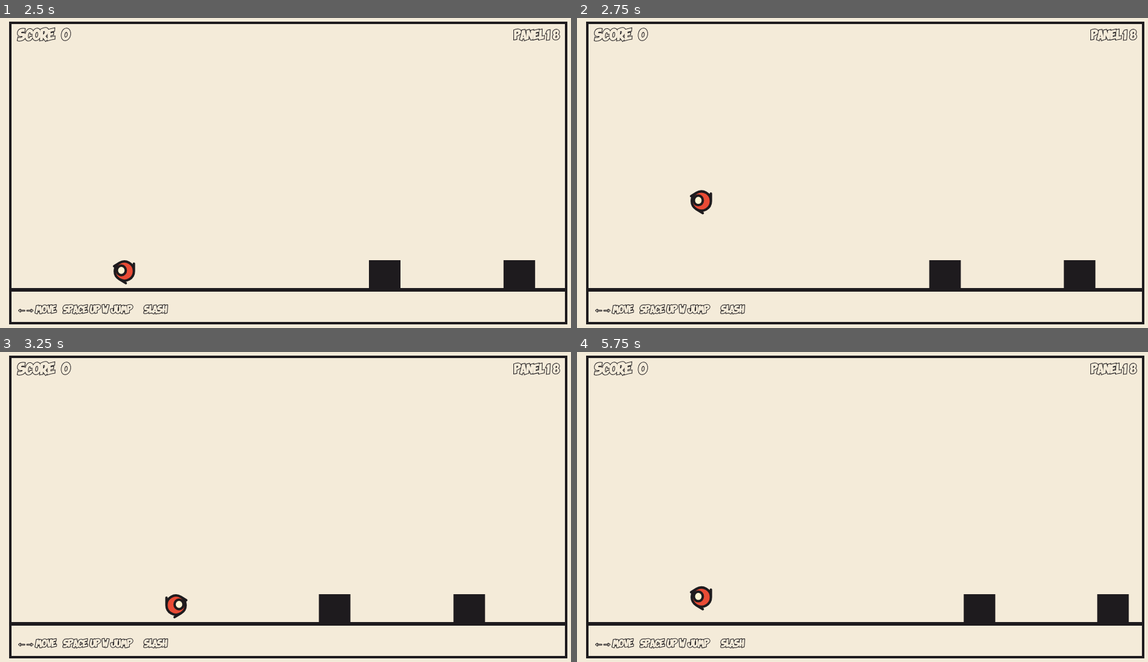
Above: before the commit, frames 1-4 (two rows, left to right).
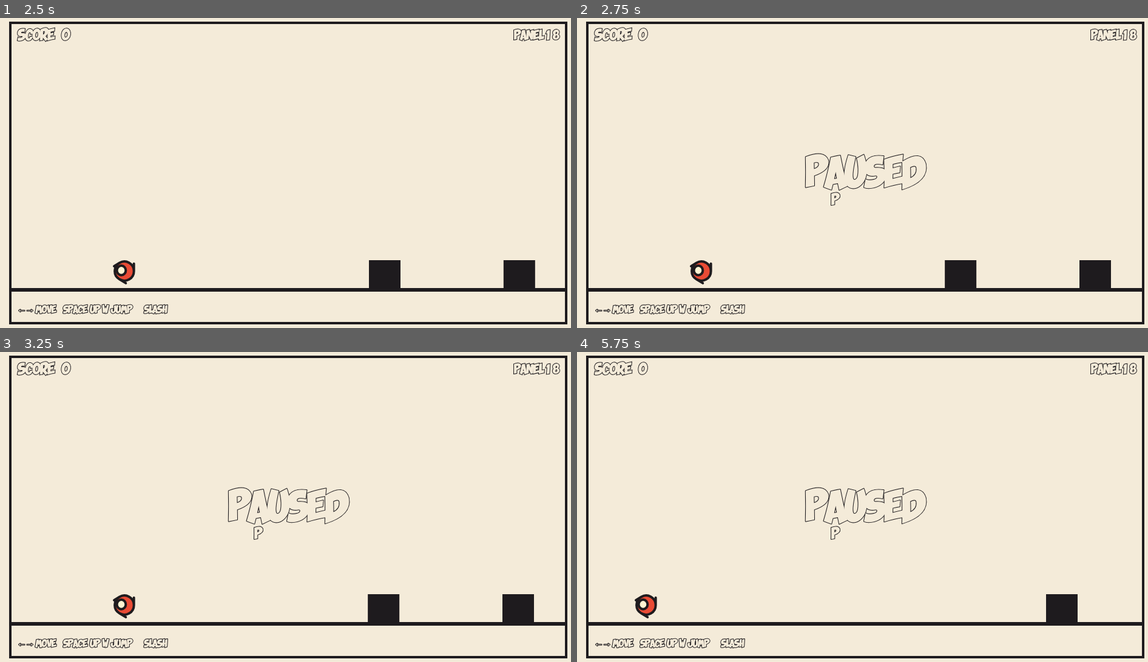
Above: after the commit, the same moments.

Repository: rfrondorf12/ai-girlies-jam-game
Game: browser game, page index.html
The game is run twice, just before and just after one commit, with the same random seed, the same clock (stepped at 60 frames per second) and the same inputs.
Inputs:
- Up to frame 1 (2.5 s): hold Right 1.03-1.53 s; tap Space at 1.1, 1.6, 2.1 s; hold Down 1.58-1.85 s; hold Left 1.9-2.47 s
- Up to frame 2 (2.75 s): tap P at 2.52 s; hold Up from 2.52 s (still down); tap Space at 2.6 s
- Up to frame 3 (3.25 s): release Up at 2.82 s; hold Right from 2.87 s (still down); tap Space at 3.1 s
- Up to frame 4 (5.75 s): tap R at 3.52 s; release Right at 3.53 s; hold Up 3.58-3.82 s; tap Space every 0.5 s from 3.6 to 5.6 s; hold Left 3.87-4.3 s; hold Down 4.35-4.68 s; tap Escape at 4.52 s; hold Right 4.73-5.23 s; hold Down 5.28-5.55 s; hold Left from 5.6 s (still down)

Frame 1 is identical in both runs. In frame 2, 1.8% of the frame differs, in the area x 19-94%, y 43-88%; in frame 3, 2.8%; in frame 4, 2.3%.

Commit message:
m3-feel: two-line retry hints and P/Esc pause
Co-Authored-By: Claude Code <noreply@anthropic.com>

Diff:
--- a/main.js
+++ b/main.js
@@ -9,9 +9,11 @@
   HIT_FLASH, STOMP_SQUASH, STOMP_BOUNCE_VELOCITY,
   PANEL_CLEAR_DELAY, PANEL_CLEAR_SCORE, MONSTER_KILL_SCORE,
   SCORE_FONT_SIZE, PANEL_COUNTER_FONT_SIZE, PANEL_CLEAR_FONT_SIZE,
-  VICTORY_FONT_SIZE, VICTORY_TEXT, VICTORY_HINT,
-  GAME_OVER_TEXT, RESTART_HINT, GAME_OVER_BANNER_Y, GAME_OVER_FONT_SIZE, GAME_OVER_HINT_SIZE,
+  VICTORY_FONT_SIZE, VICTORY_TEXT,
+  GAME_OVER_TEXT, RESTART_HINT_LINE1, RESTART_HINT_LINE2, GAME_OVER_BANNER_Y, GAME_OVER_FONT_SIZE, GAME_OVER_HINT_SIZE,
   GAME_OVER_HINT_GAP, FONT_STACK,
+  VICTORY_HINT_LINE1, VICTORY_HINT_LINE2,
+  PAUSED_TEXT, PAUSED_HINT, PAUSED_FONT_SIZE,
   CONTROLS_HINT, CONTROLS_HINT_SIZE, CONTROLS_HINT_DURATION, CONTROLS_HINT_MARGIN,
   COLOR_PAPER, COLOR_INK, COLOR_PLAYER, COLOR_EYE, COLOR_MONSTER, COLOR_GROUND,
   COLOR_DEATH, PANEL_FLASH_COLOR,
@@ -41,6 +43,7 @@
 let panelClearTimer = 0;      // >0 while "PANEL N CLEARED!" is shown
 let gameOver = false;         // run has ended: physics freezes, the panel keeps drawing
 let victory = false;          // all 8 panels cleared
+let paused = false;           // true while the run is paused (P or Escape)
 let jumpQueued = false;       // a Space / ArrowUp / KeyW press waiting for update() to spend on a jump
 let slashQueued = false;      // a '/' press waiting for update() to spend on a swing
 let runTime = 0;              // seconds of active run, drives the temporary controls hint
@@ -78,6 +81,7 @@
   panelClearTimer = 0;
   gameOver = false;
   victory = false;
+  paused = false;
   jumpQueued = false;
   slashQueued = false;
   runTime = 0;
@@ -228,6 +232,9 @@
   }
   if (e.code === 'Slash' || e.key === '/') slashQueued = true;
   if (e.code === 'KeyR') reset();
+  if ((e.code === 'KeyP' || e.code === 'Escape') && !gameOver && !victory && panelClearTimer <= 0) {
+    paused = !paused;
+  }
 });
 addEventListener('keyup', (e) => held.delete(e.code));
 addEventListener('blur', () => held.clear());
@@ -294,8 +301,8 @@
 }
 
 function update(dt) {
-  // The run has ended or a panel is being celebrated: hold physics still.
-  if (gameOver || victory) return;
+  // The run has ended, is paused, or a panel is being celebrated: hold physics still.
+  if (gameOver || victory || paused) return;
 
   if (panelClearTimer > 0) {
     panelClearTimer = Math.max(0, panelClearTimer - dt);
@@ -622,10 +629,13 @@
 
   ctx.font = `${GAME_OVER_HINT_SIZE}px ${FONT_STACK}`;
   ctx.lineWidth = TEXT_OUTLINE_WIDTH;
-  const hintY = GAME_OVER_BANNER_Y + GAME_OVER_HINT_GAP;
-  ctx.strokeText(RESTART_HINT, cx, hintY);
-  ctx.fillStyle = COLOR_PAPER;
-  ctx.fillText(RESTART_HINT, cx, hintY);
+  const hintY1 = GAME_OVER_BANNER_Y + GAME_OVER_HINT_GAP;
+  ctx.strokeText(RESTART_HINT_LINE1, cx, hintY1);
+  ctx.fillStyle = COLOR_PAPER;
+  ctx.fillText(RESTART_HINT_LINE1, cx, hintY1);
+  const hintY2 = hintY1 + GAME_OVER_HINT_SIZE + 8;
+  ctx.strokeText(RESTART_HINT_LINE2, cx, hintY2);
+  ctx.fillText(RESTART_HINT_LINE2, cx, hintY2);
   ctx.restore();
 }
 
@@ -652,10 +662,36 @@
   ctx.fillStyle = COLOR_PAPER;
   ctx.fillText(scoreText, cx, scoreY);
 
-  const hintY = scoreY + GAME_OVER_HINT_GAP;
-  ctx.strokeText(VICTORY_HINT, cx, hintY);
-  ctx.fillStyle = COLOR_PAPER;
-  ctx.fillText(VICTORY_HINT, cx, hintY);
+  const hintY1 = scoreY + GAME_OVER_HINT_GAP;
+  ctx.strokeText(VICTORY_HINT_LINE1, cx, hintY1);
+  ctx.fillStyle = COLOR_PAPER;
+  ctx.fillText(VICTORY_HINT_LINE1, cx, hintY1);
+  const hintY2 = hintY1 + GAME_OVER_HINT_SIZE + 8;
+  ctx.strokeText(VICTORY_HINT_LINE2, cx, hintY2);
+  ctx.fillText(VICTORY_HINT_LINE2, cx, hintY2);
+  ctx.restore();
+}
+
+function drawPaused() {
+  if (!paused) return;
+  const cx = PLAYFIELD_W / 2;
+  const cy = PLAYFIELD_H / 2;
+  ctx.save();
+  ctx.textAlign = 'center';
+  ctx.textBaseline = 'middle';
+  ctx.lineJoin = 'round';
+  ctx.strokeStyle = COLOR_INK;
+
+  ctx.font = `${PAUSED_FONT_SIZE}px ${FONT_STACK}`;
+  ctx.lineWidth = TEXT_OUTLINE_WIDTH;
+  ctx.strokeText(PAUSED_TEXT, cx, cy);
+  ctx.fillStyle = COLOR_PAPER;
+  ctx.fillText(PAUSED_TEXT, cx, cy);
+
+  ctx.font = `${GAME_OVER_HINT_SIZE}px ${FONT_STACK}`;
+  const hintY = cy + PAUSED_FONT_SIZE * 0.7;
+  ctx.strokeText(PAUSED_HINT, cx, hintY);
+  ctx.fillText(PAUSED_HINT, cx, hintY);
   ctx.restore();
 }
 
@@ -675,6 +711,7 @@
   drawPanelClear();
   drawGameOver();
   drawVictory();
+  drawPaused();
 }
 
 // ---------------------------------------------------------------------------
--- a/tuning.js
+++ b/tuning.js
@@ -54,17 +54,24 @@
 export const PANEL_CLEAR_FONT_SIZE = 56;   // "PANEL N CLEARED!" text size
 export const VICTORY_FONT_SIZE = 72;   // victory banner text size
 export const VICTORY_TEXT = 'VICTORY!'; // banner shown after clearing panel 8
-export const VICTORY_HINT = 'R / SPACE to play again'; // prompt under victory banner
+export const VICTORY_HINT_LINE1 = 'R / SPACE'; // first line of prompt under victory banner
+export const VICTORY_HINT_LINE2 = 'to play again'; // second line of prompt under victory banner
 export const PANEL_FLASH_COLOR = '#FFF4D2'; // bright ink flash behind the panel during a clear
 
 // --- Game over ---
 export const GAME_OVER_TEXT = 'GAME OVER!';        // banner shown when a run ends
-export const RESTART_HINT = 'R / SPACE to retry';  // prompt printed under the banner
+export const RESTART_HINT_LINE1 = 'R / SPACE';     // first line of the retry prompt
+export const RESTART_HINT_LINE2 = 'to retry';      // second line of the retry prompt
 export const GAME_OVER_BANNER_Y = 230;             // banner centre y in playfield units
 export const GAME_OVER_FONT_SIZE = 72;             // banner text size in playfield units
 export const GAME_OVER_HINT_SIZE = 24;             // restart hint text size in playfield units
 export const GAME_OVER_HINT_GAP = 58;              // vertical gap between banner centre and hint centre
 export const FONT_STACK = '"Ka Blam", monospace'; // canvas font stack for panel text
+
+// --- Pause ---
+export const PAUSED_TEXT = 'PAUSED';               // pause overlay banner
+export const PAUSED_HINT = 'P to resume';          // prompt under pause banner
+export const PAUSED_FONT_SIZE = 64;                // pause banner text size in playfield units
 
 // --- Controls hint (temporary, bottom-left of the panel) ---
 export const CONTROLS_HINT = '← → MOVE   SPACE/UP/W JUMP   / SLASH'; // temporary controls line
